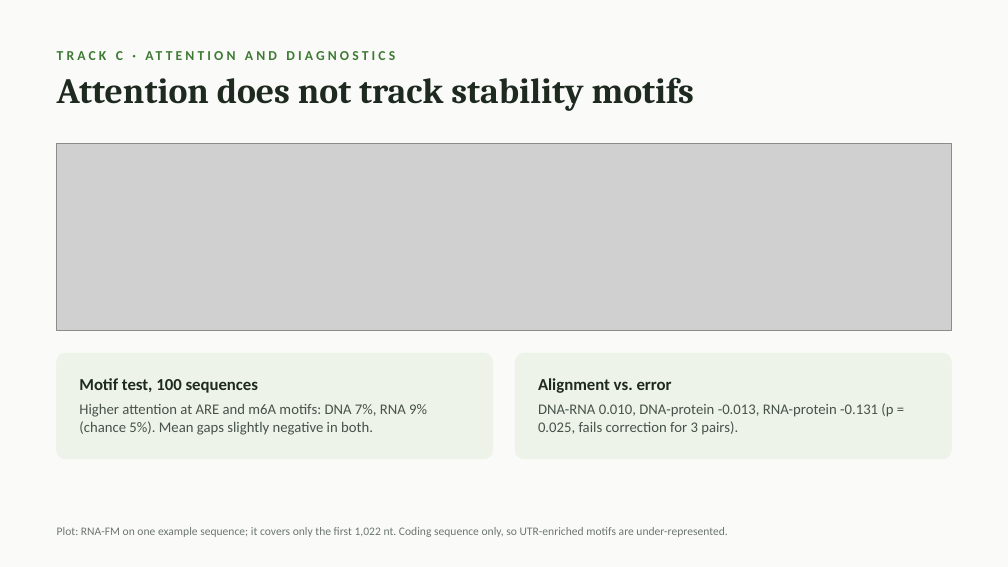
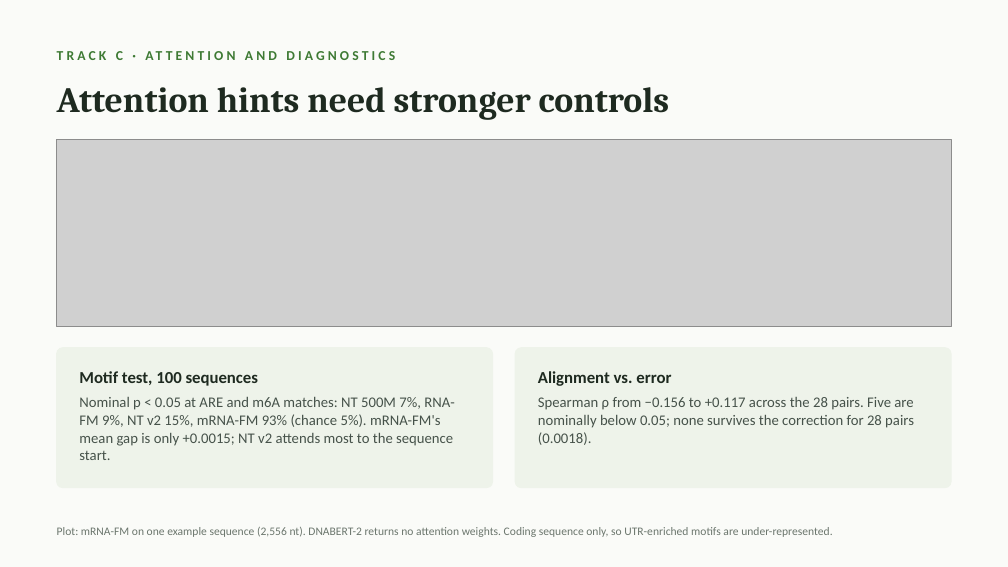
Before and after one commit to jtmckinley4/RNA-Protein-Multimodal-Fusion, a slide deck: slide 7 of Notes/Mina_Meeting_Slides_2026-10-07.pptx (slide 6 before the commit). Drawn at 1008x567 pixels with LibreOffice and Linux fonts; fonts in the diff are those of the drawing; grey boxes stand for pictures. Boxes give left, top, right and bottom in pixels: in the first picture for what was removed or moved away, otherwise in the second. Text is boxed around its words. In the diff, an @@ line names an element or a change of style, - is before the commit and + after.

```diff
--- a/Notes/Mina_Meeting_Slides_2026-10-07.pptx
+++ b/Notes/Mina_Meeting_Slides_2026-10-07.pptx
@@ text at bbox=[57, 87, 670, 120]: text changed @@
-Attention does not track stability motifs
+Attention hints need stronger controls
@@ text "Attention hints need stronger controls" at bbox=[57, 87, 670, 120]: vertical alignment top to middle @@
@@ 2 texts, 1 picture: place and size @@
-2 texts, 1 picture at bbox=[57, 144, 951, 393]
+2 texts, 1 picture at bbox=[57, 140, 951, 386]
@@ rounded rectangle: place and size @@
-rounded rectangle at bbox=[57, 353, 493, 459]
+rounded rectangle at bbox=[57, 348, 492, 488]
@@ rounded rectangle at bbox=[57, 348, 492, 488]: proportions changed @@
@@ rounded rectangle at bbox=[516, 348, 951, 488]: proportions changed @@
@@ rounded rectangle: place and size @@
-rounded rectangle at bbox=[516, 353, 952, 459]
+rounded rectangle at bbox=[516, 348, 951, 488]
@@ text at bbox=[79, 397, 454, 460]: text changed @@
-Higher attention at ARE and m6A motifs: DNA 7%, RNA 9% (chance 5%). Mean gaps slightly negative in both.
+Nominal p < 0.05 at ARE and m6A matches: NT 500M 7%, RNA-FM 9%, NT v2 15%, mRNA-FM 93% (chance 5%). mRNA-FM's mean gap is only +0.0015; NT v2 attends most to the sequence start.
@@ text at bbox=[538, 397, 914, 445]: text changed @@
-DNA-RNA 0.010, DNA-protein -0.013, RNA-protein -0.131 (p = 0.025, fails correction for 3 pairs).
+Spearman ρ from −0.156 to +0.117 across the 28 pairs. Five are nominally below 0.05; none survives the correction for 28 pairs (0.0018).
@@ text at bbox=[57, 527, 832, 537]: text changed @@
-Plot: RNA-FM on one example sequence; it covers only the first 1,022 nt. Coding sequence only, so UTR-enriched motifs are under-represented.
+Plot: mRNA-FM on one example sequence (2,556 nt). DNABERT-2 returns no attention weights. Coding sequence only, so UTR-enriched motifs are under-represented.
```
Also in this commit, not shown: 4 other slides changed, 4 slides added, 3 slides removed, 2 other files.
